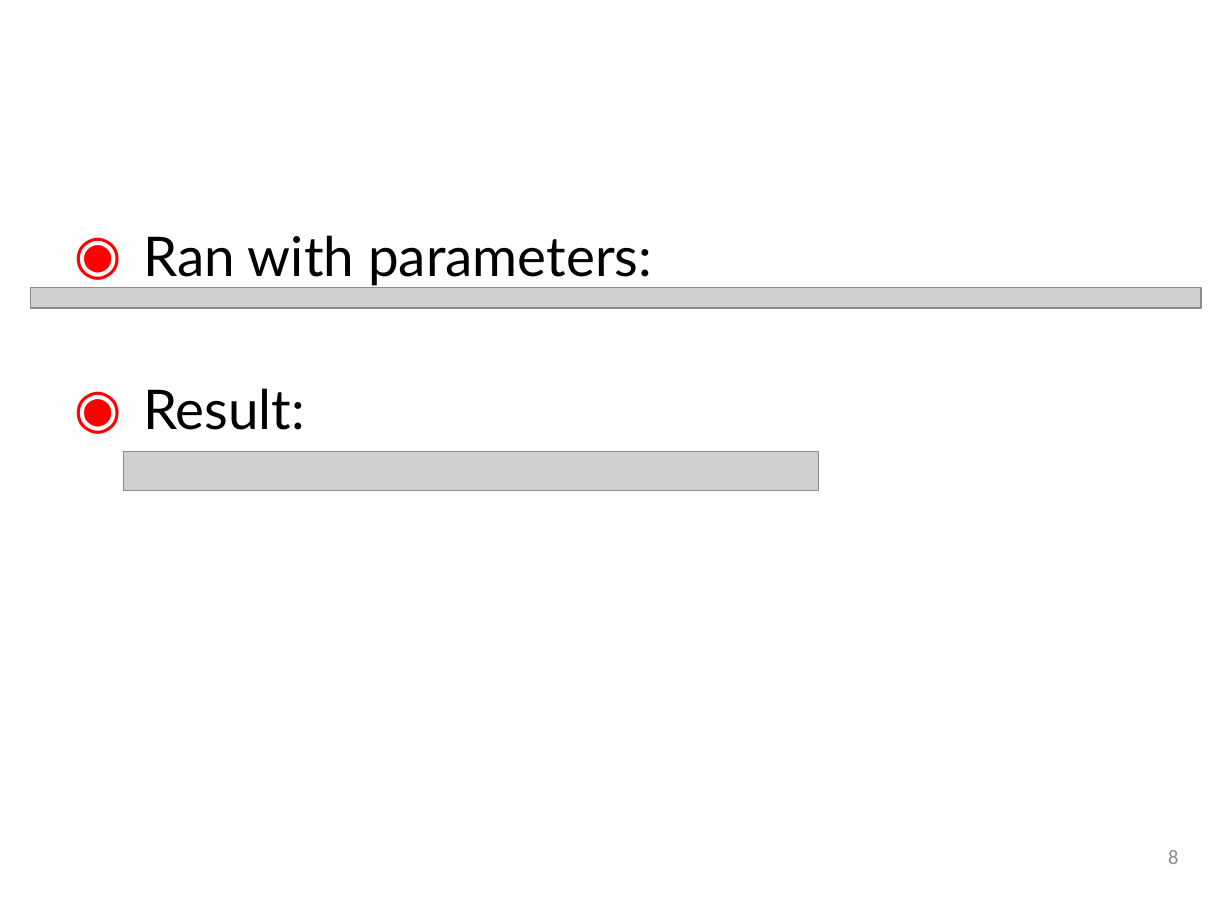
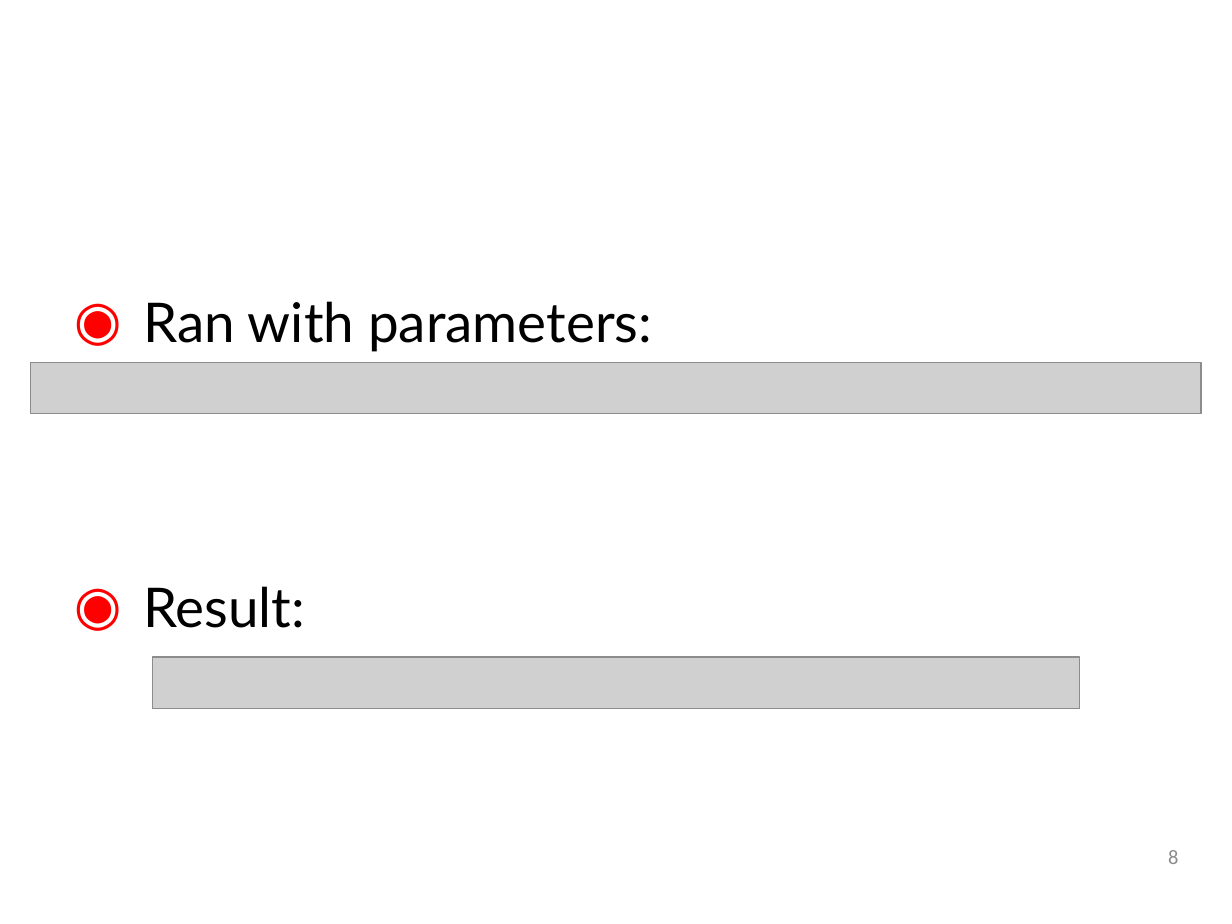
Before and after one commit to SpacemanRiff/spring-semester-project, a slide deck: slide 8 of powerpoints/Sprint 4.pptx. Drawn at 1232x924 pixels with LibreOffice and Linux fonts; fonts in the diff are those of the drawing; grey boxes stand for pictures; background and template pictures are left out. Boxes give left, top, right and bottom in pixels: in the first picture for what was removed or moved away, otherwise in the second. Text is boxed around its words. In the diff, an @@ line names an element or a change of style, - is before the commit and + after.

```diff
--- a/powerpoints/Sprint 4.pptx
+++ b/powerpoints/Sprint 4.pptx
@@ text "Ran with parameters:" at (143,301,652,628): line spacing 1 to 2 @@
@@ picture: place and size @@
-picture at (31,287,1201,308)
+picture at (31,362,1201,414)
@@ picture: place and size @@
-picture at (123,452,819,490)
+picture at (153,657,1080,708)
```
Also in this commit, not shown: 10 other slides changed.
